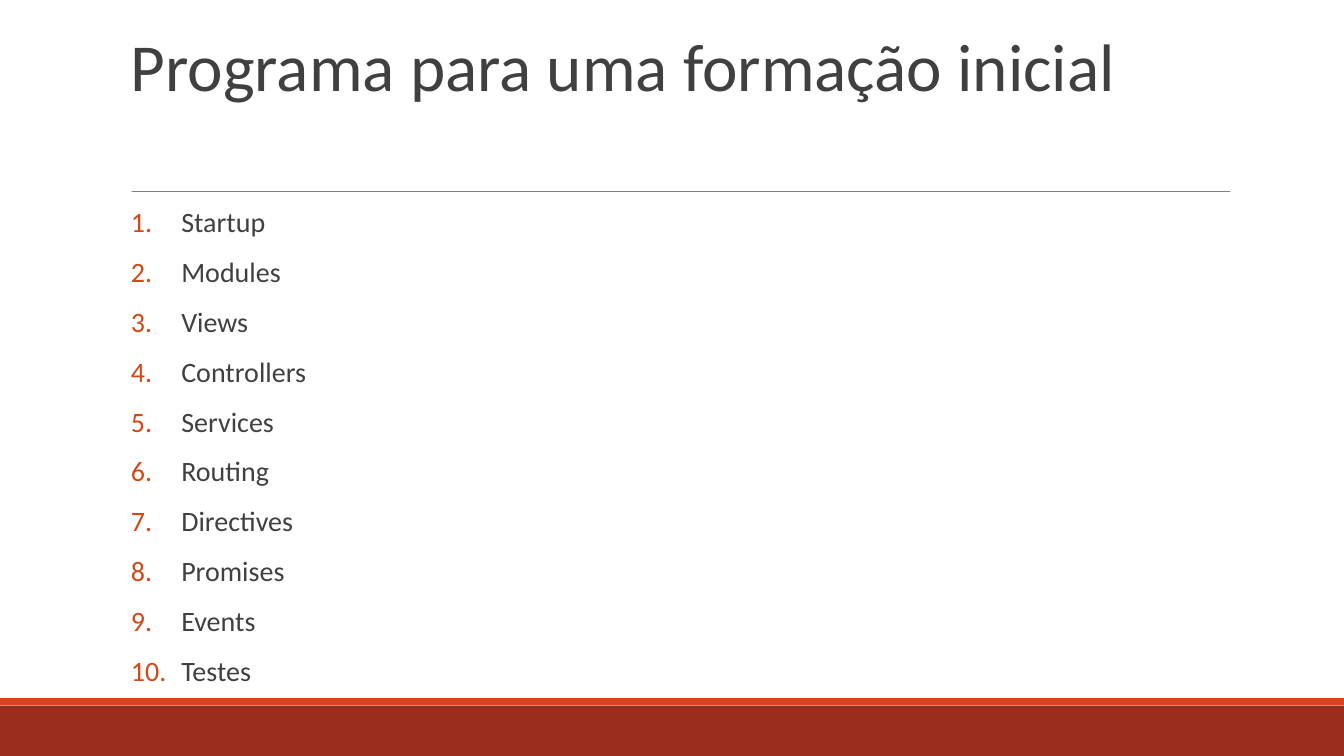
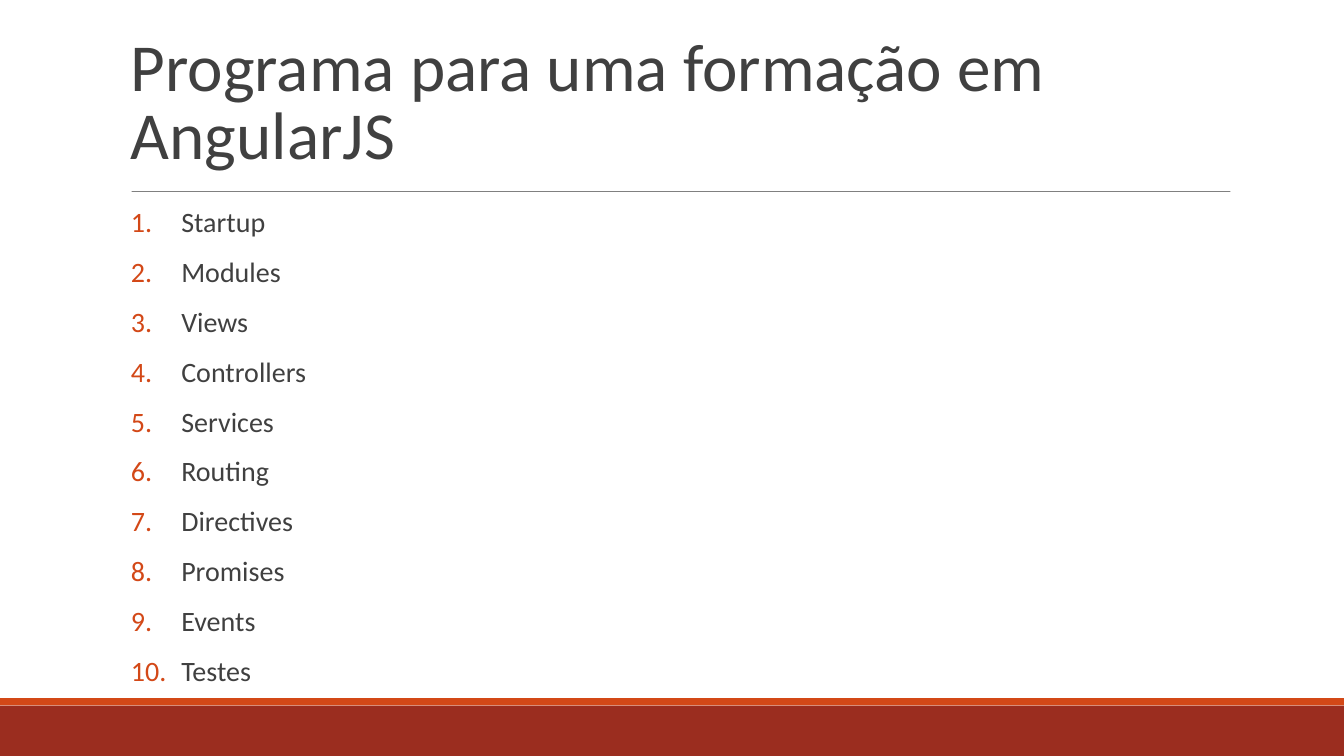
Before and after one commit to jvverde/demo-angular, a slide deck: slide 7 of docs/AngularJS.odp. Drawn at 1344x756 pixels with LibreOffice and Linux fonts; fonts in the diff are those of the drawing. Boxes give left, top, right and bottom in pixels: in the first picture for what was removed or moved away, otherwise in the second. Text is boxed around its words. In the diff, an @@ line names an element or a change of style, - is before the commit and + after.

```diff
--- a/docs/AngularJS.odp
+++ b/docs/AngularJS.odp
@@ title at [131, 45, 1045, 171]: text changed @@
-Programa para uma formação inicial
+Programa para uma formação em AngularJS
```
Also in this commit, not shown: 1 other file.
